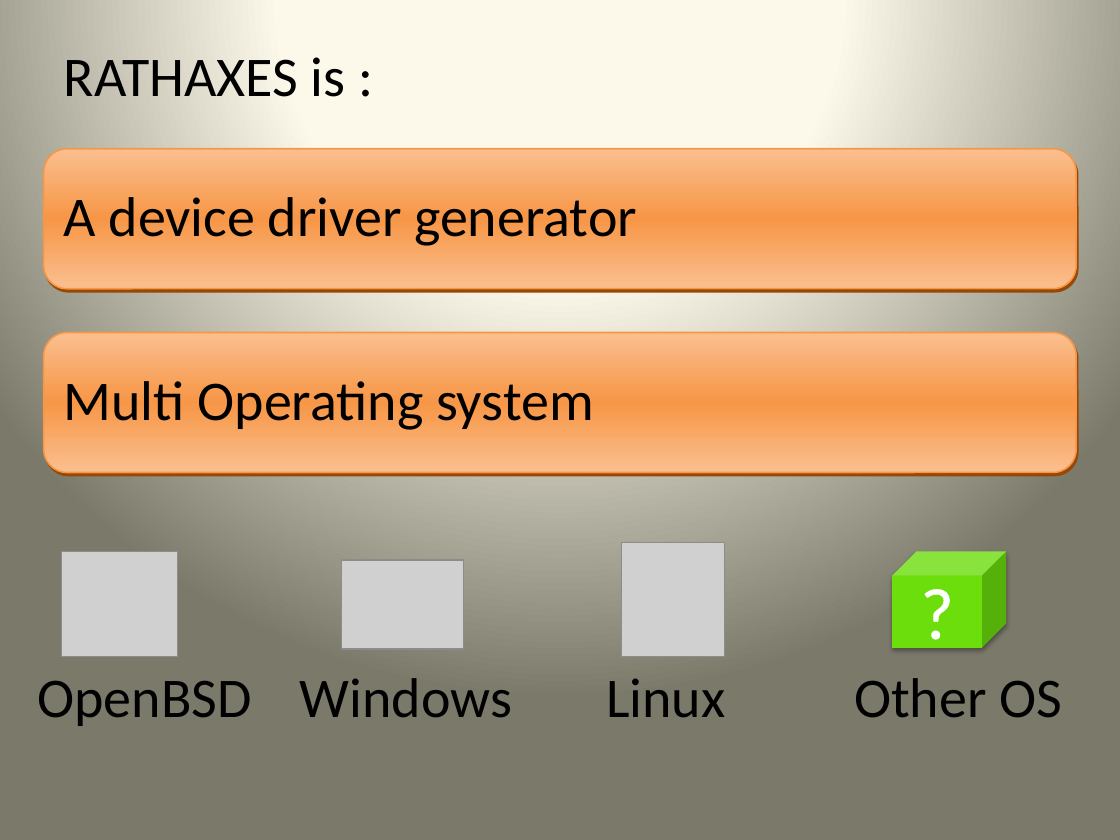
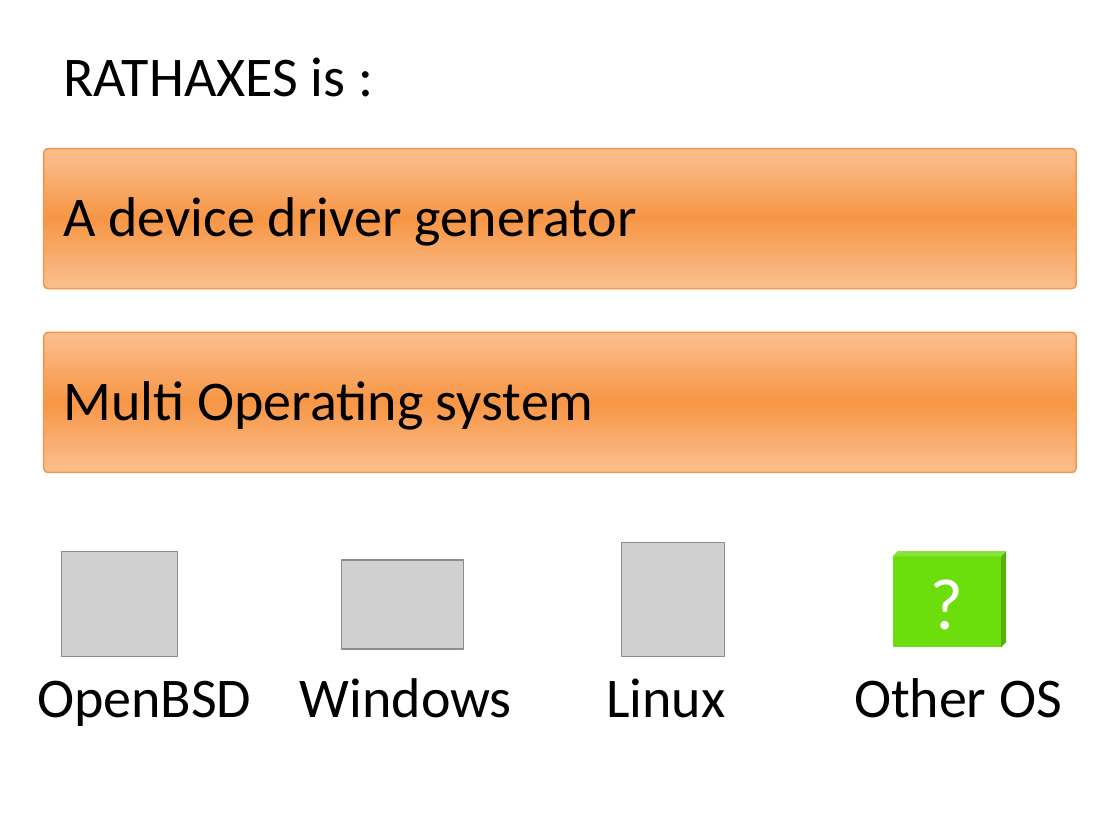
Before and after one commit to npalix/rathaxes, a slide deck: slide 2 of com/slides/2008_TDOSEStand.pptx. Drawn at 1120x840 pixels with LibreOffice and Linux fonts; fonts in the diff are those of the drawing; grey boxes stand for pictures. Boxes give left, top, right and bottom in pixels: in the first picture for what was removed or moved away, otherwise in the second. Text is boxed around its words. In the diff, an @@ line names an element or a change of style, - is before the commit and + after.

```diff
--- a/com/slides/2008_TDOSEStand.pptx
+++ b/com/slides/2008_TDOSEStand.pptx
@@ background gradient #FEFCEE to #FDFAEA to #7B796B to #FFFFFF @@
@@ rounded rectangle at (x1=44, y1=149, x2=1076, y2=289): outline #F79646 1 pt to #F79646 0.99 pt; shadow off; proportions changed @@
@@ rounded rectangle at (x1=44, y1=333, x2=1076, y2=473): outline #F79646 1 pt to #F79646 0.99 pt; shadow off; proportions changed @@
@@ cube "?" at (x1=893, y1=551, x2=1007, y2=647): letter outline #FFFFFF 1.45 pt to none; shadow off; proportions changed @@
@@ less space between paragraphs in 4 elements at (x1=64, y1=57, x2=346, y2=97), (x1=37, y1=680, x2=251, y2=726), (x1=300, y1=678, x2=512, y2=718), (x1=606, y1=678, x2=725, y2=718) @@
```
Also in this commit, not shown: 5 other slides changed, 1 other file.
